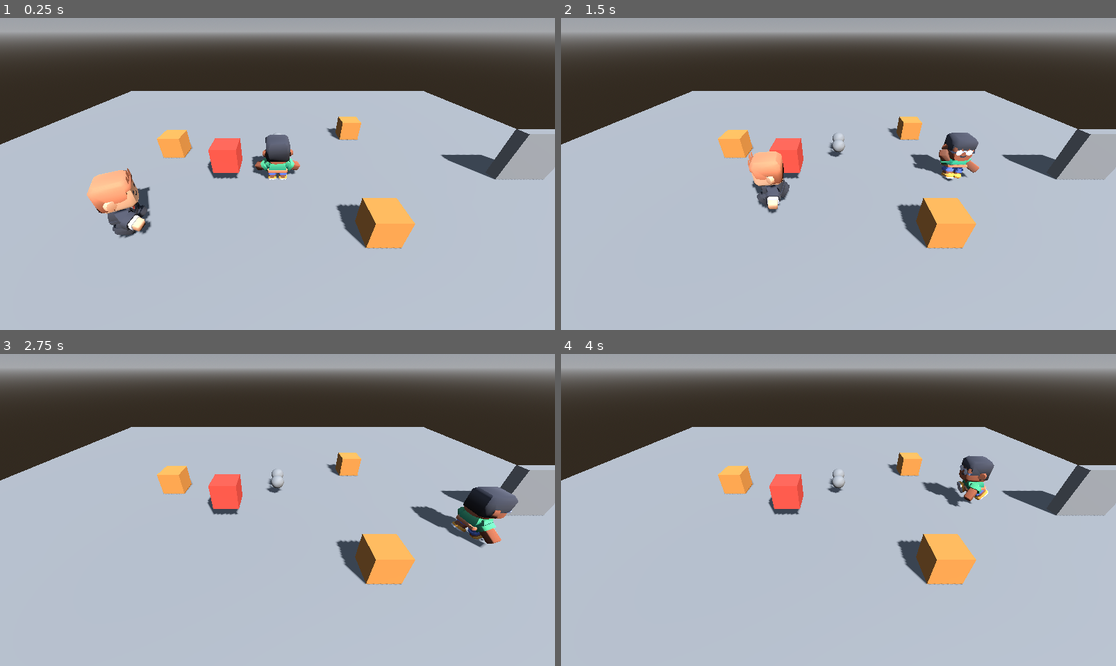
Above: before the commit, frames 1-4 (two rows, left to right).
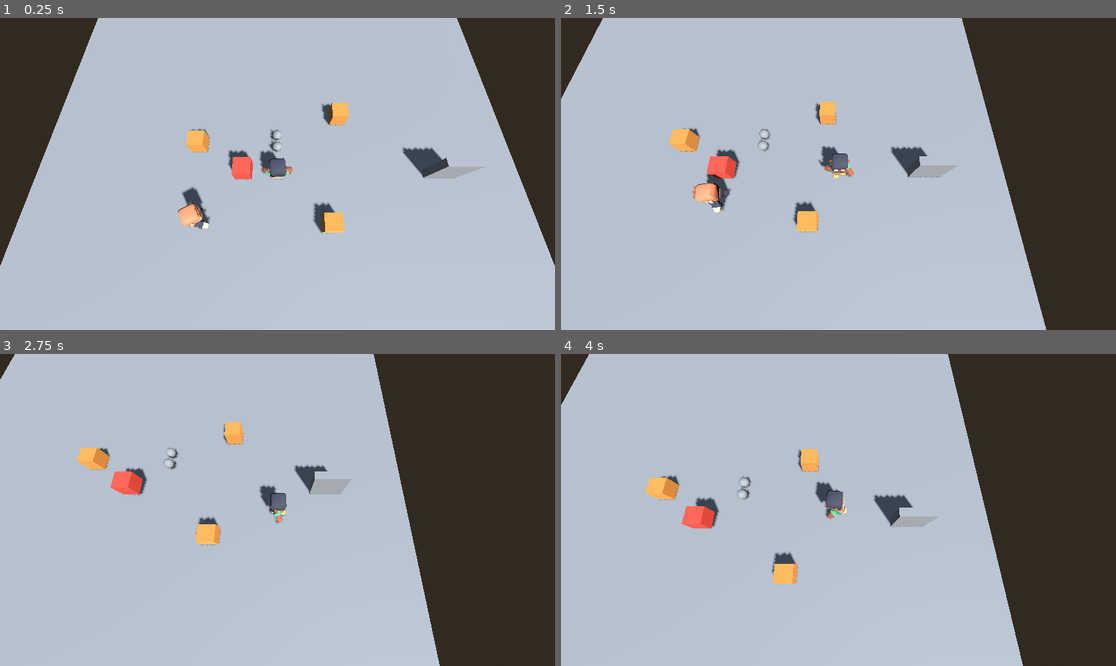
Above: after the commit, the same moments.

Repository: Carola-caicedo/Survivor-Maze-Puzzle
Game: Godot game, scene res://main.tscn
The game is run twice, just before and just after one commit, with the same random seed, the same clock (stepped at 60 frames per second) and the same inputs.
Inputs:
- Up to frame 1 (0.25 s): no input
- Up to frame 2 (1.5 s): tap Enter (ui_accept) at 0.5, 0.77 s; hold D (move_right) 0.53-1.28 s; hold Shift (correr) 0.53-1.28 s; hold S (move_down) from 1.28 s (still down); tap Space (espada) at 1.35 s
- Up to frame 3 (2.75 s): tap Enter (ui_accept) at 1.52 s; release S (move_down) at 2.03 s; hold D (move_right) from 2.03 s (still down); tap E (interactuar) at 2.1 s
- Up to frame 4 (4 s): release D (move_right) at 2.78 s; hold W (move_up) 2.78-3.53 s; tap F at 2.85 s; tap Enter (ui_accept) at 3.02, 3.77 s; hold A (move_left) from 3.53 s (still down); hold Shift (correr) from 3.53 s (still down)

The runs differ from the first frame. In frame 1, 34% of the frame differs, in the area x 0-100%, y 0-80%; in frame 2, 42%; in frame 3, 45%, in the area x 0-100%, y 0-100%; in frame 4, 44%.

Commit message:
T8 N1 - Tarea A - camara pegada

Diff:
--- /dev/null
+++ b/camara_sigue.gd
@@ -0,0 +1,18 @@
+extends Camera3D
+
+@export var objetivo: Node3D
+@export var distancia = Vector3(0, 12, 4)
+
+
+func _ready():
+	top_level = true
+	# Se orienta UNA vez, mirando al objetivo.
+	look_at_from_position(objetivo.global_position + distancia, objetivo.global_position)
+
+
+func _physics_process(delta):
+	global_position = objetivo.global_position + distancia
+
+	# Medida (bórrenla al terminar):
+	if Engine.get_physics_frames() % 30 == 0:
+		print("cámara ", global_position.snappedf(0.01))
--- a/main.tscn
+++ b/main.tscn
@@ -4,6 +4,7 @@
 [ext_resource type="Script" uid="uid://cct4m0pdjhcq7" path="res://personaje.gd" id="1_pj"]
 [ext_resource type="Script" uid="uid://lrtnpfxqhiyb" path="res://fruta.gd" id="2_7mycd"]
 [ext_resource type="PackedScene" uid="uid://bkmexfnojlmxi" path="res://personaje/character-male-a.glb" id="2_modelo"]
+[ext_resource type="Script" uid="uid://c4ncpqjuna8wv" path="res://camara_sigue.gd" id="3_efxa6"]
 [ext_resource type="Script" uid="uid://8muj4gig7kts" path="res://espada.gd" id="4_1bvp3"]
 [ext_resource type="Script" uid="uid://g76pliv8lo3r" path="res://interactuar.gd" id="5_lquwl"]
 [ext_resource type="Script" uid="uid://dasg24n6trd5e" path="res://salud.gd" id="7_5vw27"]
@@ -93,8 +94,10 @@
 [node name="CollisionShape3D" type="CollisionShape3D" parent="Frutas/Fruta3" unique_id=927340922]
 shape = SubResource("CajaForma")
 
-[node name="Camera3D" type="Camera3D" parent="." unique_id=26671349]
+[node name="Camera3D" type="Camera3D" parent="." unique_id=26671349 node_paths=PackedStringArray("objetivo")]
 transform = Transform3D(1, 0, 0, 0, 0.819152, 0.573576, 0, -0.573576, 0.819152, 0, 5, 7)
+script = ExtResource("3_efxa6")
+objetivo = NodePath("../Personaje")
 
 [node name="Personaje" type="CharacterBody3D" parent="." unique_id=2042316050 node_paths=PackedStringArray("camara") groups=["jugador"]]
 script = ExtResource("1_pj")
Not shown, added: camara_sigue.gd.uid
